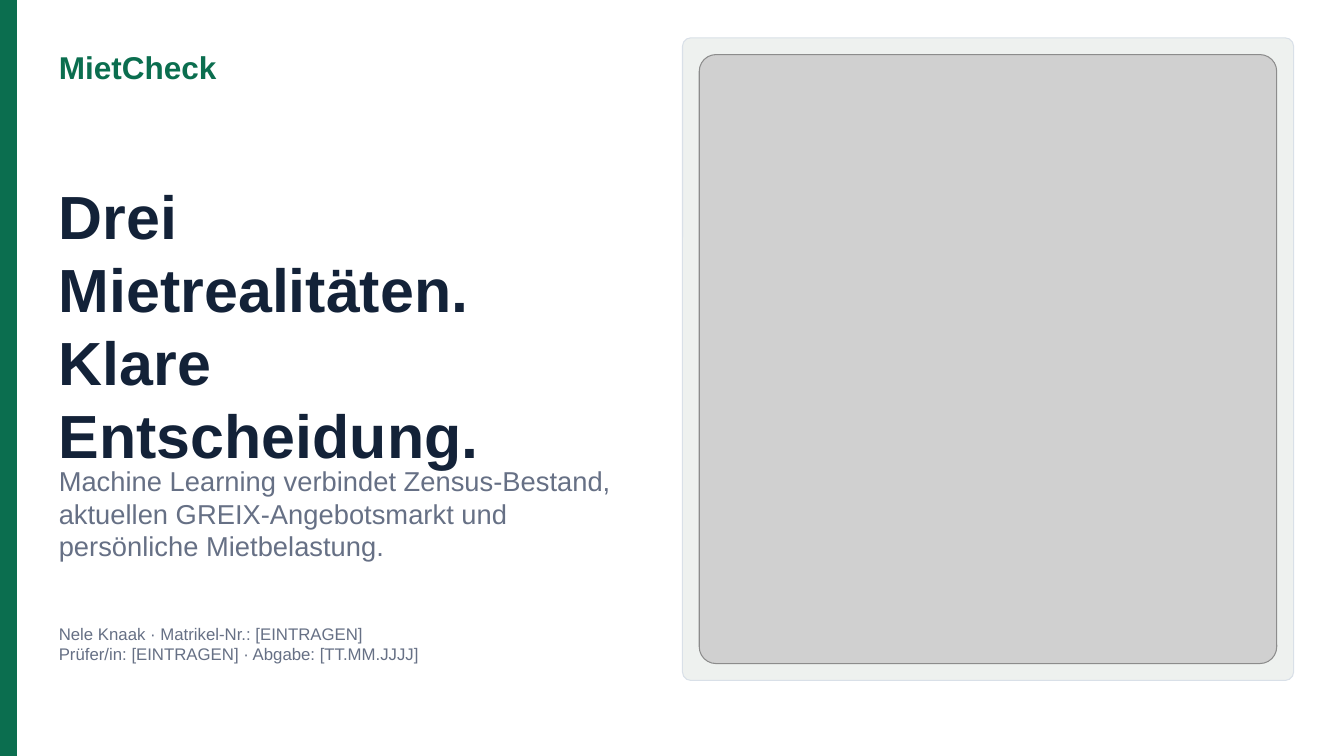
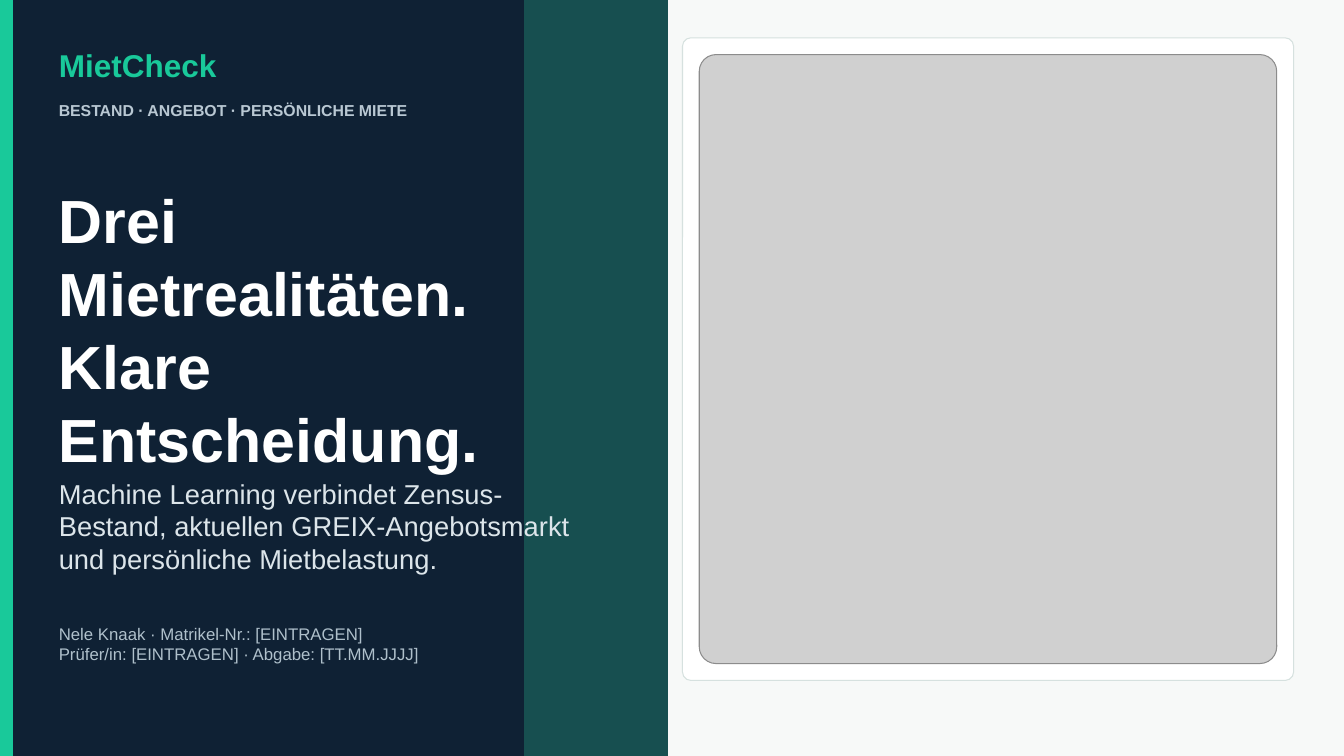
Before and after one commit to neleknaak-31/MietCheck, a slide deck: slide 1 of deliverables/MietCheck_Praesentation.pptx. Drawn at 1344x756 pixels with LibreOffice and Linux fonts; fonts in the diff are those of the drawing; grey boxes stand for pictures. Boxes give left, top, right and bottom in pixels: in the first picture for what was removed or moved away, otherwise in the second. Text is boxed around its words. In the diff, an @@ line names an element or a change of style, - is before the commit and + after.

Commit message:
Align QUA3CK notebooks and presentation

```diff
--- a/deliverables/MietCheck_Praesentation.pptx
+++ b/deliverables/MietCheck_Praesentation.pptx
@@ background #FFFFFF to #F7F9F8 @@
@@ rectangle: place and size @@
-rectangle at box(0, 0, 17, 756)
+rectangle at box(0, 0, 12, 756)
@@ rectangle at box(0, 0, 12, 756): fill #0B6E4F to #19C99A; outline #0B6E4F 0 pt to #19C99A 0 pt @@
@@ rectangle added at box(0, 0, 667, 756), fill #0F2134, outline #0F2134 0 pt @@
@@ rectangle added at box(525, 0, 668, 756), fill #174F50, outline #174F50 0 pt @@
@@ text "MietCheck" at box(59, 54, 217, 78): text colour #0B6E4F to #19C99A @@
@@ rounded rectangle at box(683, 38, 1294, 682): fill #EEF1EF to #FFFFFF; outline #D9E0E8 0.75 pt to #D6E1DF 0.75 pt @@
@@ text added at box(59, 103, 407, 116), 11.2 pt, text #B9C8D3, bold @@
+BESTAND · ANGEBOT · PERSÖNLICHE MIETE
@@ text "Drei Mietrealitäten. Klare Entscheidung." at box(59, 199, 478, 474): text colour #132238 to #FFFFFF @@
@@ text "Machine Learning verbindet Zensus-Bestand, aktuellen ...": place and size @@
-text "Machine Learning verbindet Zensus-Bestand, aktuellen ..." at box(59, 470, 611, 561)
+text "Machine Learning verbindet Zensus-Bestand, aktuellen ..." at box(59, 484, 569, 574)
@@ text "Machine Learning verbindet Zensus-Bestand, aktuellen ..." at box(59, 484, 569, 574): text colour #667085 to #DCE5EA @@
@@ text "Nele Knaak · Matrikel-Nr.: [EINTRAGEN] ..." at box(59, 628, 419, 664): text colour #667085 to #AFC0CB @@
```
Also in this commit, not shown: 13 other slides changed, 16 other files.
